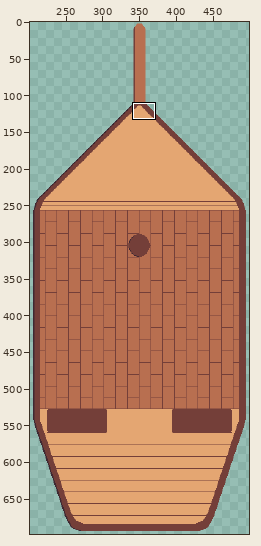
Two states of a pixel-art file, dev/art/boat.ase. The first picture is a wide view before the edit; the outline marks the close-up.
Close-up. Earlier state:
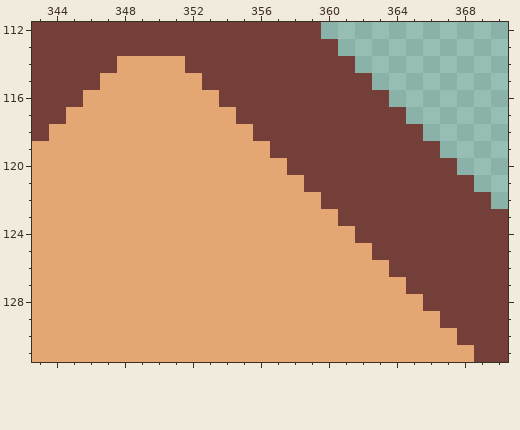
700x700 pixels, 1 frame. Shown: x 343..370, y 112..131. The wide view leaves out empty margins. The commit also changed other parts of the picture, which this record leaves out.
After the commit:
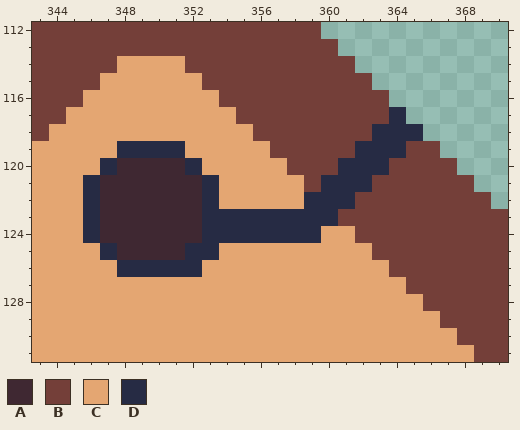
Palette (. is transparent): A #3f2832  B #743f39  C #e4a672  D #262b44
What changed:
{"y":117,"x":364,"old":"B","new":"D"}
{"y":118,"x":363,"old":"BBB","new":"DDD"}
{"y":119,"x":348,"old":"CCCC","new":"DDDD"}
{"y":119,"x":362,"old":"BBB","new":"DDD"}
{"y":120,"x":347,"old":"CCCCCC","new":"DAAAAD"}
{"y":120,"x":361,"old":"BBB","new":"DDD"}
{"y":121,"x":346,"old":"CCCCCCCC","new":"DAAAAAAD"}
{"y":121,"x":360,"old":"BBB","new":"DDD"}
{"y":122,"x":346,"old":"CCCCCCCC","new":"DAAAAAAD"}
{"y":122,"x":359,"old":"CBB","new":"DDD"}
{"y":123,"x":346,"old":"CCCCCCCCCCCCCCC","new":"DAAAAAADDDDDDDD"}
{"y":124,"x":346,"old":"CCCCCCCCCCCCCC","new":"DAAAAAADDDDDDD"}
{"y":125,"x":347,"old":"CCCCCCC","new":"DAAAADD"}
{"y":126,"x":348,"old":"CCCCC","new":"DDDDD"}
{"label":"changed","picture_box":[83,107,423,277]}
